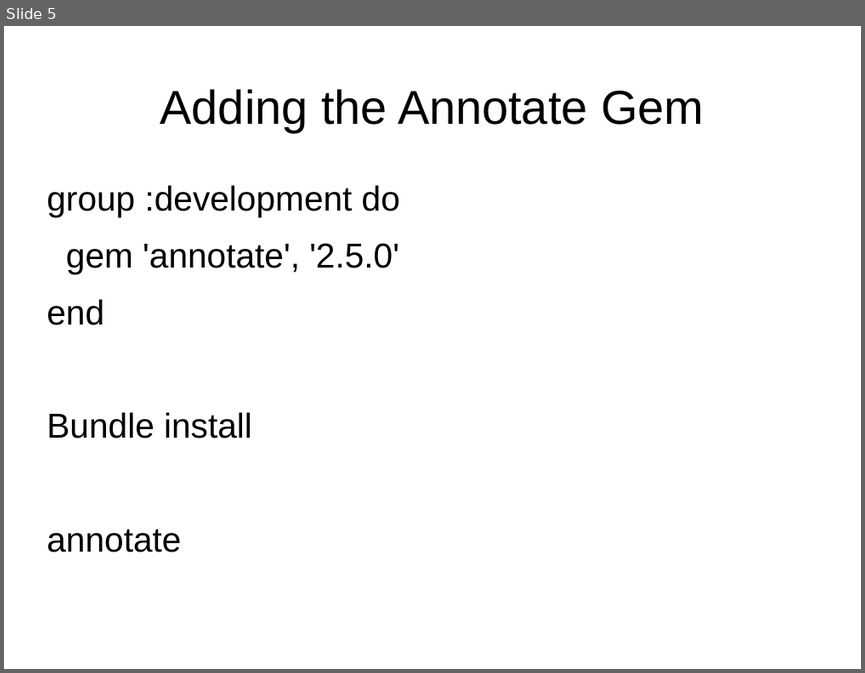
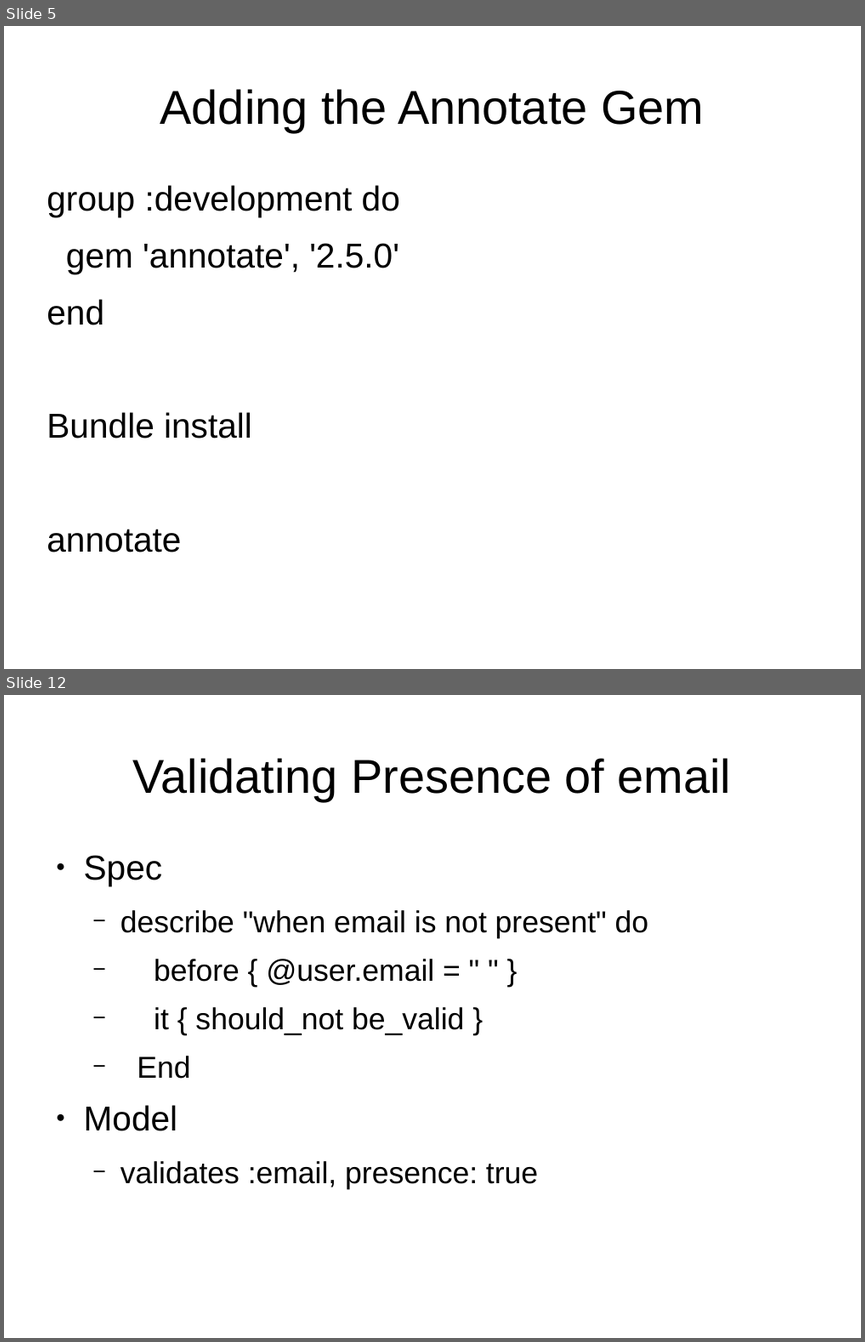
Before and after one commit to EmeraldCityProgrammingGroup/presentations-2013, a slide deck: ModelingUsers.odp. Shown one above the other, each under a label of ours: slide 5 before the commit, slides 5 and 12 after it; the slides between them are not shown. The pictures are 865x673 and 865x1342 pixels, drawn with LibreOffice and Linux fonts; fonts in the diff are those of the drawing. Boxes give left, top, right and bottom in pixels: in the first picture for what was removed or moved away, otherwise in the second. Text is boxed around its words. In the diff, an @@ line names an element or a change of style, - is before the commit and + after.

Commit message:
Have ch6 done through the validations

```diff
--- a/ModelingUsers.odp
+++ b/ModelingUsers.odp
@@ slide 12 added at [4, 695, 861, 1338], background #FFFFFF @@
@@ title added at [133, 758, 731, 801], 44 pt, text #000000 @@
+Validating Presence of email
@@ text added at [84, 855, 649, 1189], 28 pt, text #000000 @@
+● Spec
+  − describe "when email is not present" do
+  − before { @user.email = " " }
+  − it { should_not be_valid }
+  − End
+● Model
+  − validates :email, presence: true
```
Also in this commit, not shown: 13 other slides added.
